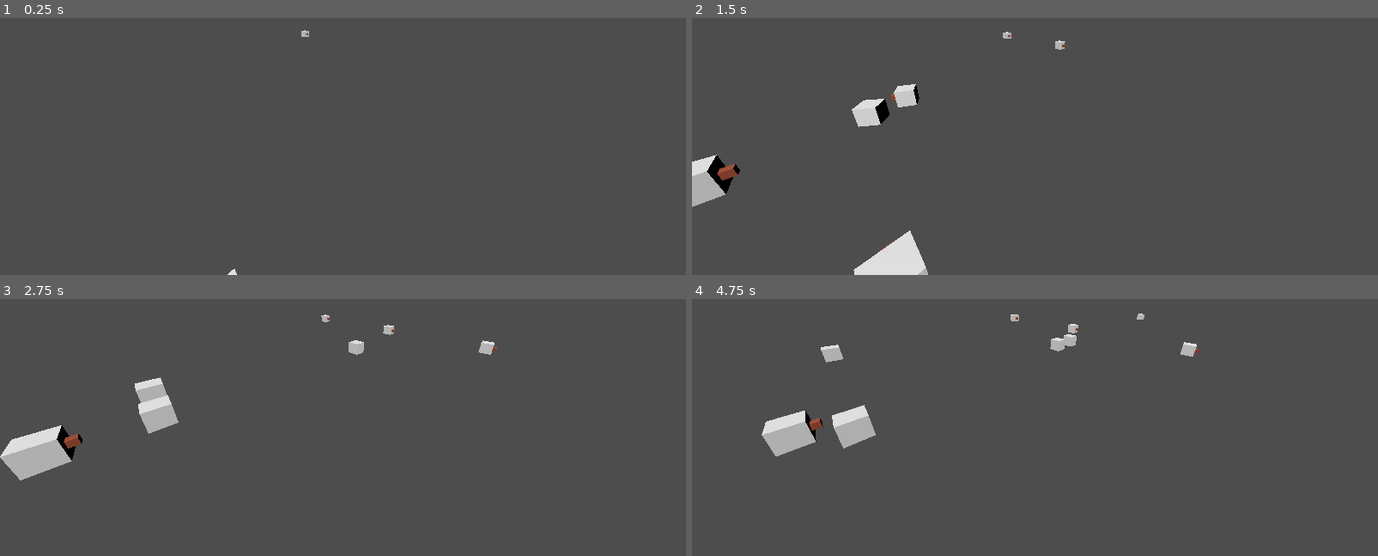
Above: before the commit, frames 1-4 (two rows, left to right).
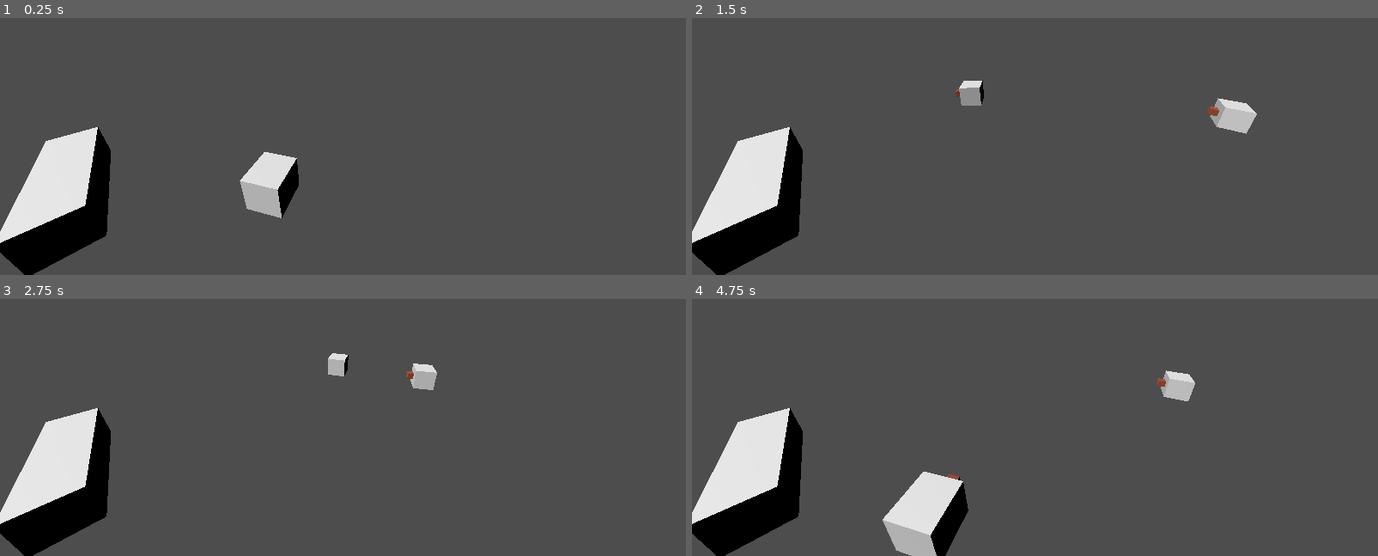
Above: after the commit, the same moments.

Repository: mulboor/kruispuntsimulatie
Game: Godot game, scene res://scenes/spaces/main.tscn
Same seed, same stepped clock (60 frames per second), same inputs: the game is played once before the commit and once after it.
Inputs:
- Up to frame 1 (0.25 s): no input
- Up to frame 2 (1.5 s): no input
- Up to frame 3 (2.75 s): no input
- Up to frame 4 (4.75 s): no input

The runs differ from the first frame. In frame 1, 7.9% of the frame differs, in the area x 0-46%, y 4-100%; in frame 2, 9.8%; in frame 3, 8.4%; in frame 4, 11%, in the area x 0-74%, y 5-100%.

Commit message:
nieuwe sim setup

Diff:
--- a/scenes/spaces/main.tscn
+++ b/scenes/spaces/main.tscn
@@ -10,12 +10,19 @@
 [sub_resource type="BoxShape3D" id="BoxShape3D_ohesk"]
 size = Vector3(100, 0, 100)
 
-[sub_resource type="Curve3D" id="Curve3D_0077t"]
+[sub_resource type="Curve3D" id="Curve3D_b61m1"]
 _data = {
-"points": PackedVector3Array(3, 0, 0, 0, 0, 0, 0, 0, 0, 0, 0, 0, 0, 0, 0, 64, 0, 0),
-"tilts": PackedFloat32Array(0, 0)
+"points": PackedVector3Array(0, 0, 0, 0, 0, 0, 0, 0, 0, 0, 0, 0, 5, 0, 0, 12.1015, 0, 0, 0, 0, 0, 0, 0, 0, 20, 0, 2.31478),
+"tilts": PackedFloat32Array(0, 0, 0)
 }
-point_count = 2
+point_count = 3
+
+[sub_resource type="Curve3D" id="Curve3D_3c65l"]
+_data = {
+"points": PackedVector3Array(0, 0, 0, 0, 0, 0, 0, 0, 0, 0, 0, 4, 0, 0, -4, 3.249, 0, -12.161, 0, 0, 0, 0, 0, 0, 0, 0, -24.0928),
+"tilts": PackedFloat32Array(0, 0, 0)
+}
+point_count = 3
 
 [node name="Node3D" type="Node3D"]
 
@@ -40,53 +47,40 @@
 
 [node name="Spawners" type="Node" parent="."]
 
-[node name="RoadUserSpawner" type="Node3D" parent="Spawners" node_paths=PackedStringArray("general_user_stats", "path")]
+[node name="Spawner A" type="Node3D" parent="Spawners" node_paths=PackedStringArray("general_user_stats", "path")]
 script = ExtResource("2_xc2x4")
-time_between_spawns = 1.0
-random_deviation = 0.05
+time_between_spawns = 2.0
+random_deviation = 0.021
 general_user_stats = NodePath("../../GlobalRoadUserStats")
 path = NodePath("Path3D")
 user = ExtResource("1_v6fqk")
 
-[node name="Path3D" type="Path3D" parent="Spawners/RoadUserSpawner"]
-curve = SubResource("Curve3D_0077t")
+[node name="Path3D" type="Path3D" parent="Spawners/Spawner A"]
+curve = SubResource("Curve3D_b61m1")
 
-[node name="RoadUserSpawner2" type="Node3D" parent="Spawners" node_paths=PackedStringArray("general_user_stats", "path")]
-transform = Transform3D(-4.37114e-08, 0, -1, 0, 1, 0, 1, 0, -4.37114e-08, 10.7905, 0, -10.088)
+[node name="Spawner B" type="Node3D" parent="Spawners" node_paths=PackedStringArray("general_user_stats", "path")]
+transform = Transform3D(1, 0, 0, 0, 1, 0, 0, 0, 1, 6.87177, 0, 17.3273)
 script = ExtResource("2_xc2x4")
 time_between_spawns = 1.0
-random_deviation = 0.054
+random_deviation = 0.04
 general_user_stats = NodePath("../../GlobalRoadUserStats")
 path = NodePath("Path3D")
 user = ExtResource("1_v6fqk")
 
-[node name="Path3D" type="Path3D" parent="Spawners/RoadUserSpawner2"]
-curve = SubResource("Curve3D_0077t")
-
-[node name="RoadUserSpawner3" type="Node3D" parent="Spawners" node_paths=PackedStringArray("general_user_stats", "path")]
-transform = Transform3D(-0.66614, -0.000675145, 0.745827, -0.00919202, 0.999931, -0.00730475, -0.74577, -0.0117216, -0.6661, 32.4227, 0, 22.2337)
-script = ExtResource("2_xc2x4")
-time_between_spawns = 1.0
-random_deviation = 0.013
-general_user_stats = NodePath("../../GlobalRoadUserStats")
-path = NodePath("Path3D")
-user = ExtResource("1_v6fqk")
-
-[node name="Path3D" type="Path3D" parent="Spawners/RoadUserSpawner3"]
-transform = Transform3D(0.639412, 0, 0.768864, 0, 1, 0, -0.768864, 0, 0.639412, 0, 0, 0)
-curve = SubResource("Curve3D_0077t")
+[node name="Path3D" type="Path3D" parent="Spawners/Spawner B"]
+curve = SubResource("Curve3D_3c65l")
 
 [node name="GlobalRoadUserStats" type="Node" parent="."]
 script = ExtResource("1_xpqr5")
-max_speed = 0.2
-accel = 0.1
-deccel = 1.0
+max_speed = 0.28
+accel = 0.05
+deccel = 0.2
 visibility = 6.0
 reaction_time = 0.5
-stopping_distance = 10.0
+stopping_distance = 85.586
 
 [node name="Camera3D" type="Camera3D" parent="."]
-transform = Transform3D(-0.73118, 0.274933, -0.624329, 0.0222999, 0.924335, 0.380929, 0.68182, 0.264606, -0.681987, 0, 6.018, 0.321)
+transform = Transform3D(0.224866, 0.366624, -0.902786, 0.0222999, 0.924335, 0.38093, 0.974135, -0.10579, 0.199676, 0.085, 5, 2.566)
 fov = 90.0
 
 [node name="DirectionalLight3D" type="DirectionalLight3D" parent="."]
--- a/scripts/general_road_user_stats.gd
+++ b/scripts/general_road_user_stats.gd
@@ -8,4 +8,4 @@
 @export_category("Cognition")
 @export var visibility: float
 @export var reaction_time: float
-@export var stopping_distance: float
+@export_range(0, 100) var stopping_distance: float
--- a/scripts/road_user_spawner.gd
+++ b/scripts/road_user_spawner.gd
@@ -16,12 +16,18 @@
 
 @onready var current_time_between_spawns: float
 
+@onready var time: float
+@onready var frame: int
+
 func _ready() -> void:
 	current_time_between_spawns = 0
+	frame = 0
 
 func _physics_process(delta):
 	spawn_users(delta)
-	print(current_time_between_spawns)
+	time += delta
+	frame += 1
+	print("Time:", time, " Frame:", frame)
 
 func spawn_users(_delta: float):
 	# Spawn elke x seconden een nieuwe weggebruiker
--- a/scripts/road_user_vars.gd
+++ b/scripts/road_user_vars.gd
@@ -10,7 +10,7 @@
 @export_category("Cognition")
 @export var visibility: float
 @export var reaction_time: float
-@export var stopping_distance: float
+@export_range(0, 100) var stopping_distance: float
 
 @export_category("Position guide")
 @export var path_follow: PathFollow3D
--- a/scripts/states/accelerate.gd
+++ b/scripts/states/accelerate.gd
@@ -19,7 +19,8 @@
 	else:
 		user_vars.current_speed = user_vars.max_speed
 
-	user_vars.path_follow.progress += user_vars.current_speed
+	if is_instance_valid(user_vars):
+		user_vars.path_follow.progress += user_vars.current_speed
 
 	set_position_to(user_vars.path_follow)
 
@@ -38,6 +39,6 @@
 func count_down_to_brake(_delta: float) -> void:
 	current_reaction_time -= _delta
 
-	stopping_distance = (user_vars.stopping_distance * user_vars.current_speed) / user_vars.visibility
+	stopping_distance = minf((user_vars.visibility / 100) * user_vars.stopping_distance * user_vars.current_speed, user_vars.visibility)
 	if current_reaction_time <= 0 && distance_to_obstacle < stopping_distance:
 		Transitioned.emit(self, "brake")
--- a/scripts/visioncone.gd
+++ b/scripts/visioncone.gd
@@ -37,5 +37,3 @@
 
 	if overlapped_bodies.size() == 0:
 		no_hits.emit()
-
-	print(global_position)
Not shown: 1 places in scenes/spaces/main.tscn that only renumber resources
